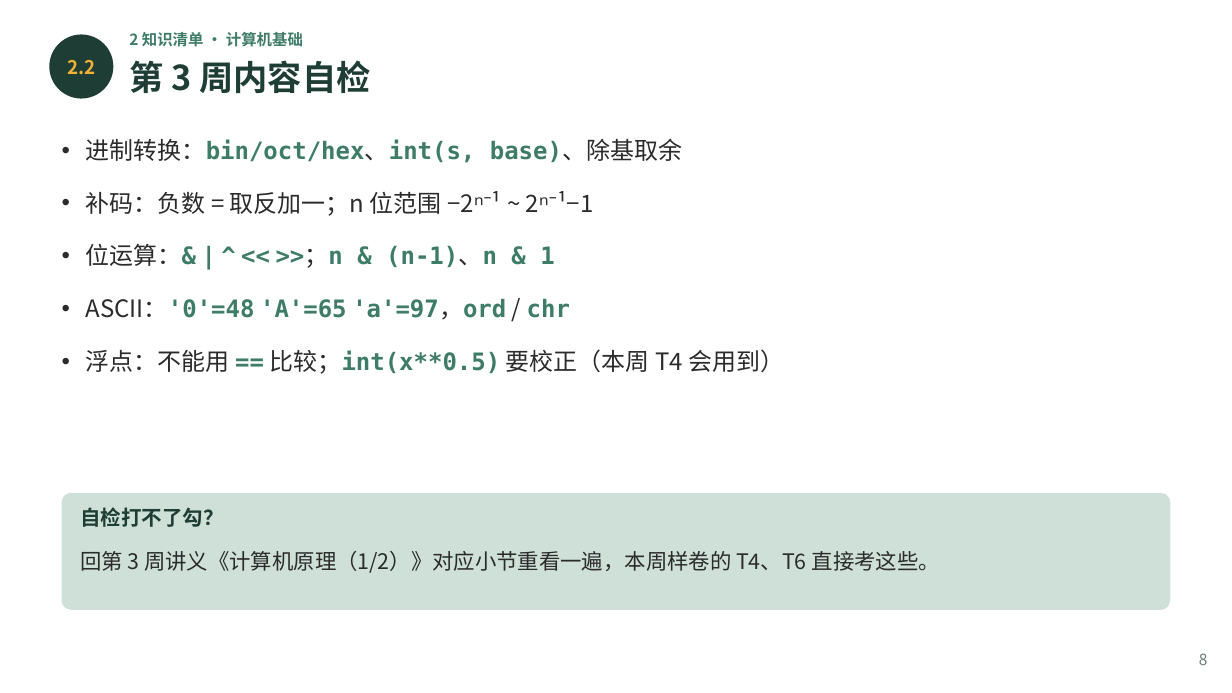
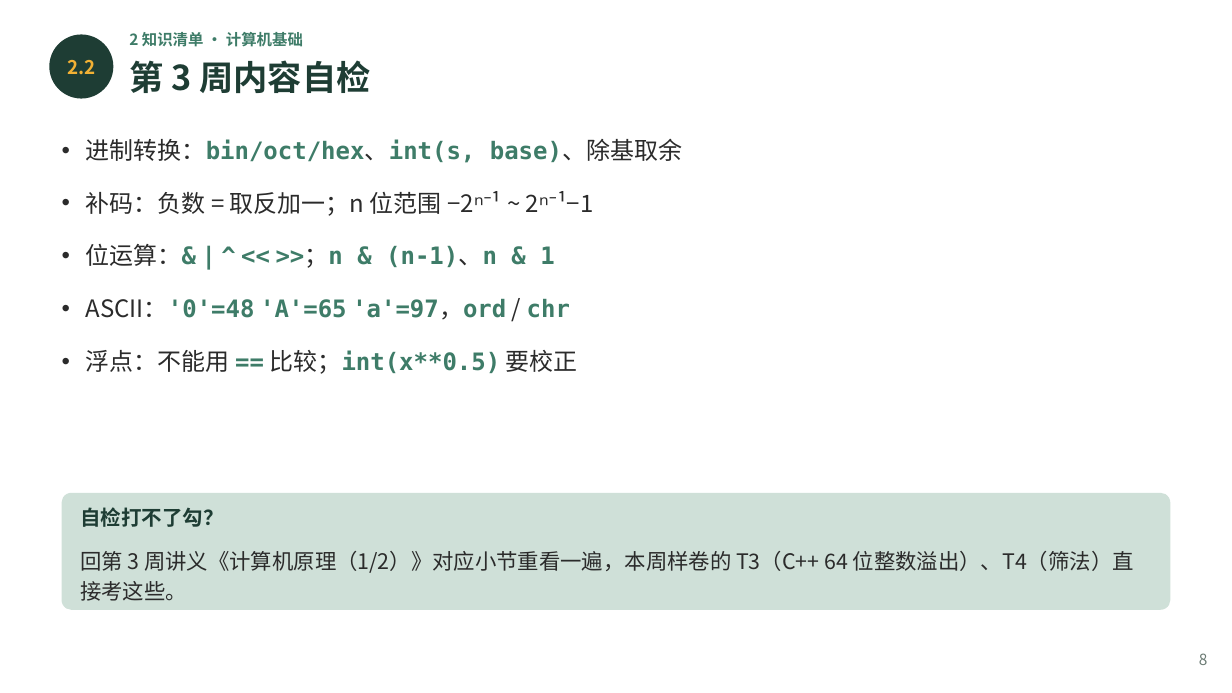
Before and after one commit to GMyhf/2026fall-cs101, a slide deck: slide 8 of courseware/202609_ADS_W05_October_Exam_Review.pptx. Drawn at 1232x693 pixels with LibreOffice and Linux fonts; fonts in the diff are those of the drawing. Boxes give left, top, right and bottom in pixels: in the first picture for what was removed or moved away, otherwise in the second. Text is boxed around its words. In the diff, an @@ line names an element or a change of style, - is before the commit and + after.

```diff
--- a/courseware/202609_ADS_W05_October_Exam_Review.pptx
+++ b/courseware/202609_ADS_W05_October_Exam_Review.pptx
@@ text at [86,350,578,374]: text changed; font Noto Sans CJK SC to DejaVu Sans Mono; text colour #2B2B2B to #3E7C68; bold on @@
-• 浮点：不能用 == 比较；int(x**0.5) 要校正（本周 T4 会用到）
+• 浮点：不能用 == 比较；int(x**0.5) 要校正
@@ text at [80,551,1134,601]: text changed @@
-回第 3 周讲义《计算机原理（1/2）》对应小节重看一遍，本周样卷的 T4、T6 直接考这些。
+回第 3 周讲义《计算机原理（1/2）》对应小节重看一遍，本周样卷的 T3（C++ 64 位整数溢出）、T4（筛法）直接考这些。
```
Also in this commit, not shown: 10 other slides changed, 12 slides added, 6 slides removed, 3 other files.
